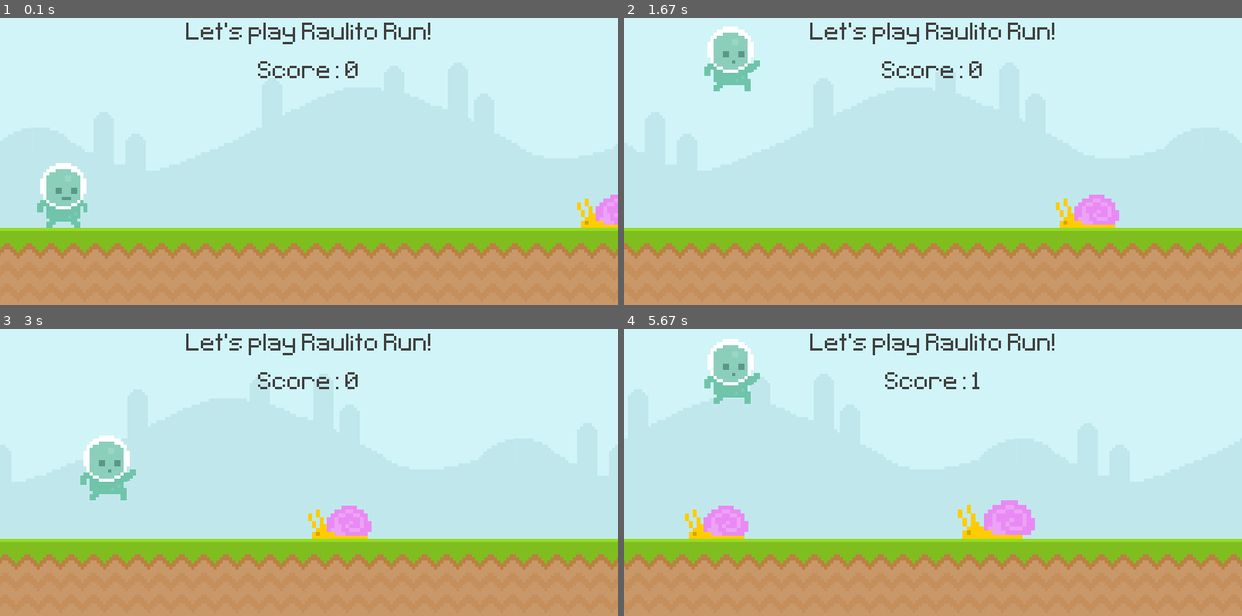
Above: before the commit, frames 1-4 (two rows, left to right).
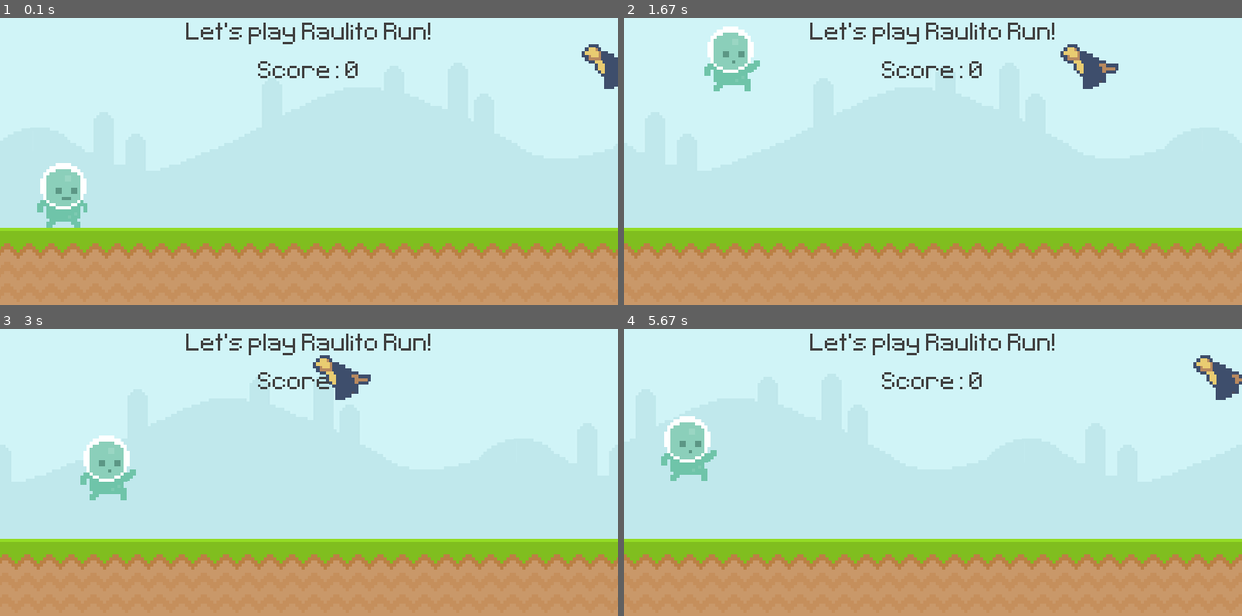
Above: after the commit, the same moments.

Repository: jm4ch4do/py_game_mario
Game: pygame game, started from scenes/level_001.py
Same seed, same stepped clock (60 frames per second), same inputs: the game is played once before the commit and once after it.
Inputs:
- Up to frame 1 (0.1 s): no input
- Up to frame 2 (1.67 s): hold Right 0.33-0.8 s; hold Up 0.83-1.13 s; tap Space at 0.9, 1.23, 1.53 s; hold Right 1.17-1.63 s
- Up to frame 3 (3 s): hold Left 1.67-2.2 s; tap Space at 1.73, 2.03, 2.73 s; hold Up from 2.67 s (still down)
- Up to frame 4 (5.67 s): release Up at 3.03 s; hold Up 4.73-5.03 s; tap Space at 4.8, 5.13, 5.43, 5.63 s; hold Right 5.07-5.53 s; hold Left from 5.57 s (still down)

The runs differ from the first frame. In frame 1, 1.0% of the frame differs, in the area x 93-100%, y 9-74%; in frame 2, 1.6%; in frame 3, 1.6%; in frame 4, 9.0%, in the area x 0-100%, y 3-84%.

Commit message:
enh: simplifies actor_map by using model validation

Diff:
--- a/data/actor_map.json
+++ b/data/actor_map.json
@@ -1,46 +1,38 @@
 {
     "actors": [
         {
-            "type": "Snail",
+            "type": "Bird",
             "time": 0,
-            "y_pos": 300,
             "scale": 1.2
         },
         {
             "type": "Snail",
-            "time": 3000,
-            "y_pos": 300,
+            "time": 3,
             "scale": 1.4
         },
         {
             "type": "Bird",
-            "time": 6000,
-            "y_pos": 300,
-            "scale": 1
+            "time": 6
         },
         {
             "type": "Coin",
-            "time": 10000,
-            "y_pos": 100,
+            "time": 10,
+            "y_pos": 120,
             "scale": 1.5
         },
         {
             "type": "Bird",
-            "time": 13000,
-            "y_pos": 100,
+            "time": 13,
             "scale": 1.6
         },
         {
             "type": "Snail",
-            "time": 16000,
-            "y_pos": 300,
+            "time": 16,
             "scale": 1.6
         },
         {
             "type": "Treasure",
-            "time": 20000,
-            "y_pos": 300,
-            "scale": 2
+            "time": 20
         }
 
     ]
--- a/src/actors/actor.py
+++ b/src/actors/actor.py
@@ -54,7 +54,9 @@
         y = ini_pos[1] if ini_pos[1] else world.ground
         self.ini_pos = (x, y)
 
-        super().__init__(world, status, image, self.ini_pos, ani_speed, mask_crop, lives)
+        super().__init__(
+            world, status, image, self.ini_pos, ani_speed, mask_crop, lives
+        )
 
         self.animations = animations
         self.player, self.speed = player, speed
--- a/src/actors/enemies.py
+++ b/src/actors/enemies.py
@@ -45,6 +45,7 @@
             self.got_point_yet = True
             self.status.score += 1
 
+
 class Snail(Enemy):
 
     def __init__(self, world, status, player, react_to_event, ini_pos, scale=1):
@@ -60,6 +61,7 @@
             ini_pos=ini_pos,
         )
 
+
 class Bird(Enemy):
 
     def __init__(self, world, status, player, react_to_event, ini_pos, scale=1):
@@ -72,5 +74,5 @@
             animations=["bird_1", "bird_2"],
             speed=2,
             ani_speed=0.05,
-            ini_pos=ini_pos,
+            ini_pos=(world.screen_max_x, 120),
         )
--- a/src/actors/spawner.py
+++ b/src/actors/spawner.py
@@ -10,38 +10,22 @@
     def __init__(self, world, status, player):
         self.actors = _pyg.sprite.Group()
         self.world, self.status, self.player = world, status, player
-        self.actor_map = self.load_actor_map()
+        self.actor_map = ActorMap.load()
         self.actor_index = 0
-        self.actor_types = {
-            "Snail": _ene.Snail,
-            "Bird": _ene.Bird,
-            "Treasure": _tre.Treasure,
-            "Coin": _tre.Coin,
-        }
 
     def spawn_from_map(self):
         if self.actor_index >= len(self.actor_map):
             return None
 
-        actor = self.actor_map[self.actor_index]
+        act = self.actor_map[self.actor_index]
         game_time = _pyg.time.get_ticks() - self.status.start_time
-        if game_time > actor["time"]:
+        if game_time > act.time:
             self.actor_index += 1
-            self.spawn_actor(
-                actor.get("type"),
-                (actor.get("x_pos"), actor.get("y_pos")),
-                actor.get("scale"),
-            )
-
-    def load_actor_map(self):
-        source = "data/actor_map.json"
-        with open(source) as f:
-            actor_map = _json.load(f)
-        return actor_map["actors"]
+            self.spawn_actor(act.type, (act.x_pos, act.y_pos), act.scale)
 
     def spawn_actor(self, type, ini_pos, scale=1):
-        ActorClass = self.actor_types[type]
-        actor = ActorClass(
+        SelectedActorClass = type
+        actor = SelectedActorClass(
             world=self.world,
             status=self.status,
             player=self.player,
@@ -70,3 +54,39 @@
 
     def draw(self, screen):
         self.actors.draw(screen)
+
+
+class ActorMap:
+
+    @classmethod
+    def load(cls, source="data/actor_map.json"):
+        with open(source) as f:
+            raw_actor_map = _json.load(f)["actors"]
+
+        return [
+            ActorInfo(
+                r.get("type"),
+                r.get("time"),
+                r.get("x_pos"),
+                r.get("y_pos"),
+                r.get("scale"),
+            )
+            for r in raw_actor_map
+        ]
+
+
+class ActorInfo:
+
+    ACTOR_TYPES = {
+        "Snail": _ene.Snail,
+        "Bird": _ene.Bird,
+        "Treasure": _tre.Treasure,
+        "Coin": _tre.Coin,
+    }
+
+    def __init__(self, type, time, x_pos=None, y_pos=None, scale=1):
+        self.type = self.ACTOR_TYPES[type]
+        self.time = time * 1000
+        self.x_pos = x_pos
+        self.y_pos = y_pos
+        self.scale = scale
